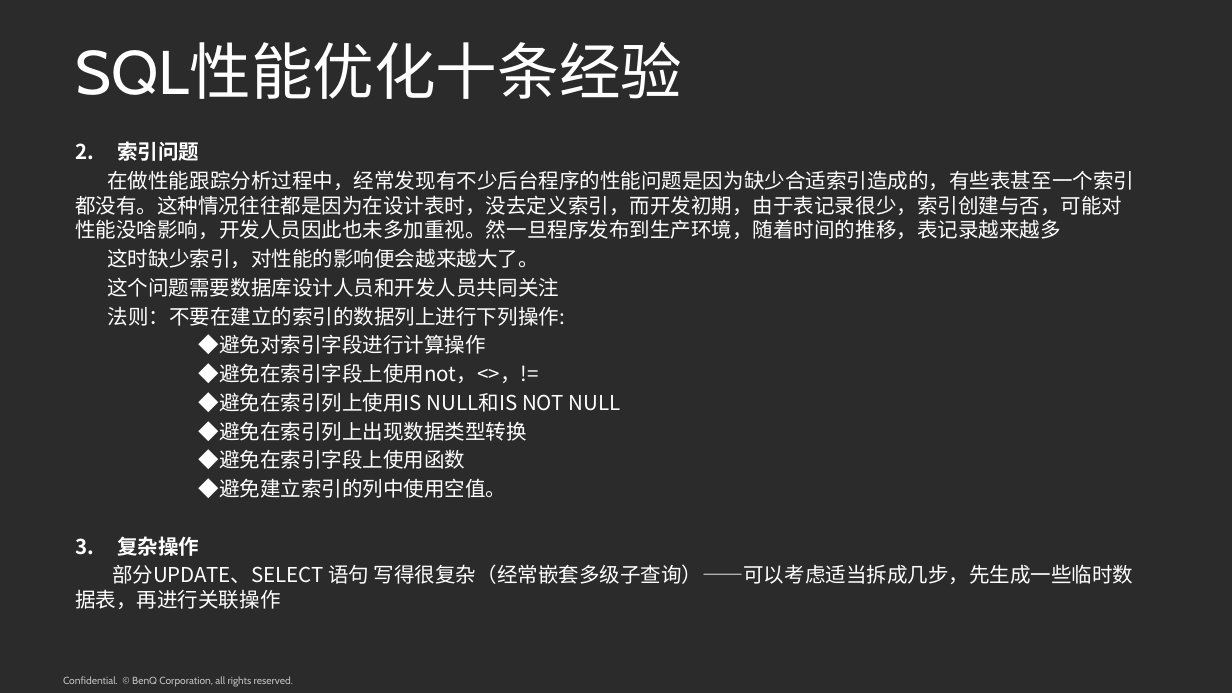
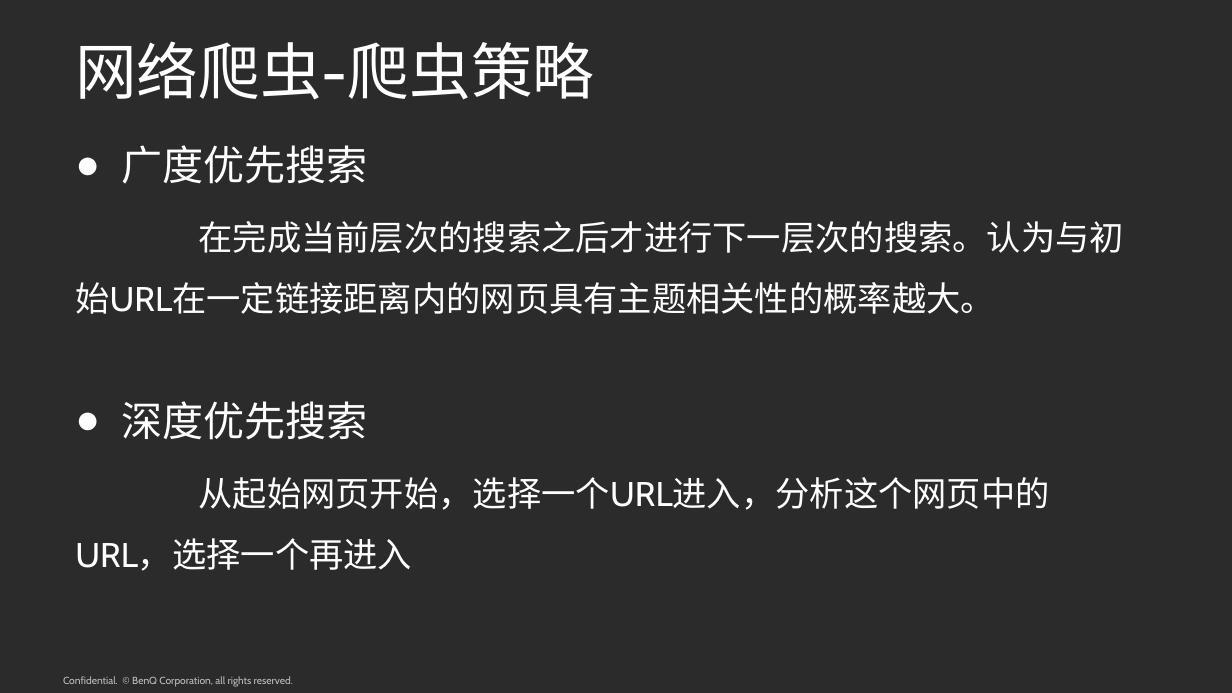
Before and after one commit to youngyeah/doubanCrawler, a slide deck: slide 9 of TehShare/网络爬虫.pptx. Drawn at 1232x693 pixels with LibreOffice and Linux fonts; fonts in the diff are those of the drawing; background and template pictures are left out; a plain dark background stands for a picture behind light text. Boxes give left, top, right and bottom in pixels: in the first picture for what was removed or moved away, otherwise in the second. Text is boxed around its words. In the diff, an @@ line names an element or a change of style, - is before the commit and + after.

Commit message:
add ppt

```diff
--- a/TehShare/网络爬虫.pptx
+++ b/TehShare/网络爬虫.pptx
@@ text at [75, 41, 594, 100]: text changed @@
-SQL性能优化十条经验
+网络爬虫-爬虫策略
@@ text at [75, 145, 1124, 571]: text changed; size 12 to 20 pt; font Noto Sans CJK SC to Cabin @@
-2. 索引问题
-在做性能跟踪分析过程中，经常发现有不少后台程序的性能问题是因为缺少合适索引造成的，有些表甚至一个索引都没有。这种情况往往都是因为在设计表时，没去定义索引，而开发初期，由于表记录很少，索引创建与否，可能对性能没啥影响，开发人员因此也未多加重视。然一旦程序发布到生产环境，随着时间的推移，表记录越来越多
-这时缺少索引，对性能的影响便会越来越大了。
-这个问题需要数据库设计人员和开发人员共同关注
-法则：不要在建立的索引的数据列上进行下列操作:
-◆避免对索引字段进行计算操作
-◆避免在索引字段上使用not，<>，!=
-◆避免在索引列上使用IS NULL和IS NOT NULL
-◆避免在索引列上出现数据类型转换
-◆避免在索引字段上使用函数
-◆避免建立索引的列中使用空值。
-3. 复杂操作
-部分UPDATE、SELECT 语句 写得很复杂（经常嵌套多级子查询）——可以考虑适当拆成几步，先生成一些临时数据表，再进行关联操作
+● 广度优先搜索
+在完成当前层次的搜索之后才进行下一层次的搜索。认为与初始URL在一定链接距离内的网页具有主题相关性的概率越大。
+● 深度优先搜索
+从起始网页开始，选择一个URL进入，分析这个网页中的URL，选择一个再进入
```
Also in this commit, not shown: 5 other slides changed, 5 slides added, 5 slides removed.
